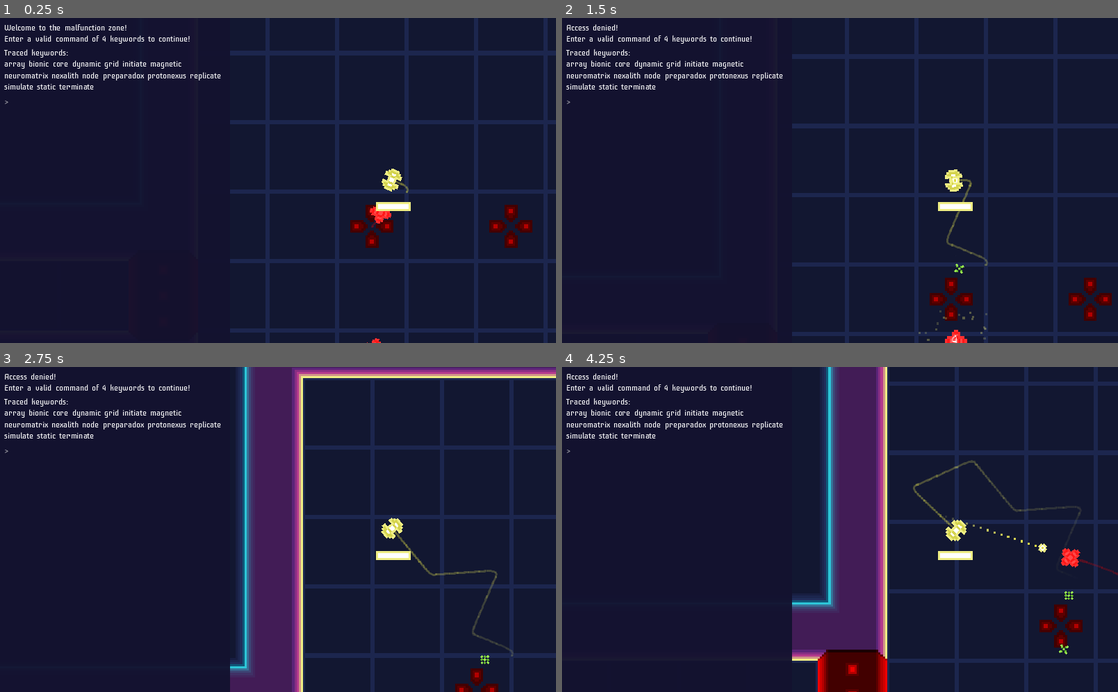
Above: before the commit, frames 1-4 (two rows, left to right).
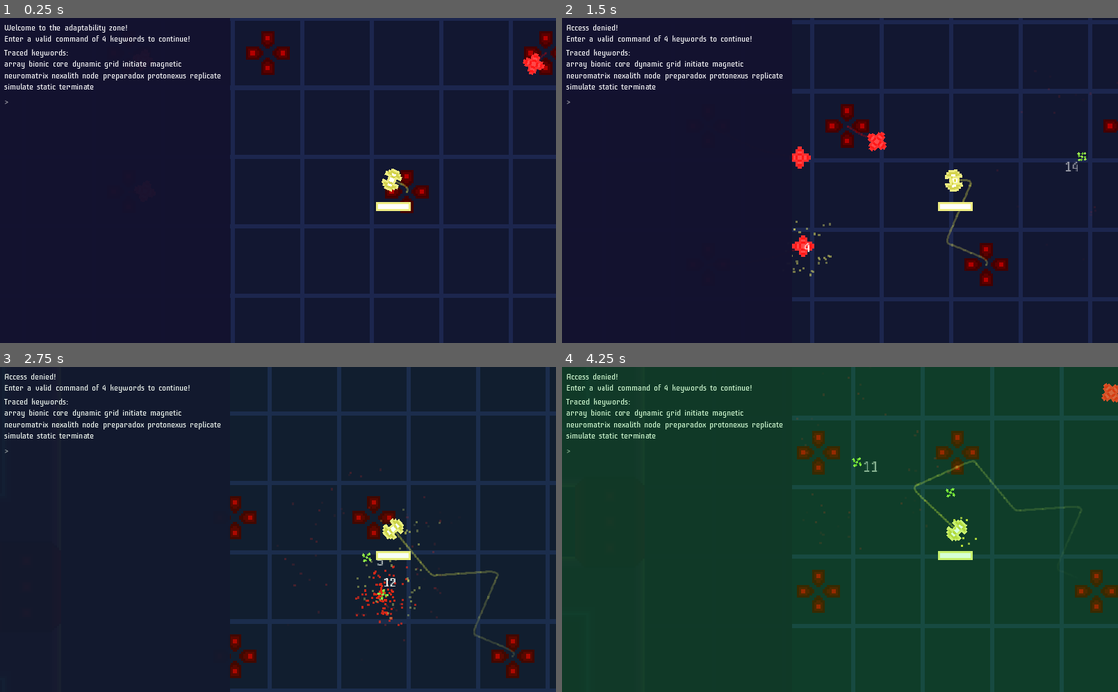
Above: after the commit, the same moments.

Repository: kosinaz/loop-breakerz
Game: Godot game, scene res://map.tscn
Two runs of this game, one before a commit and one after it. Both use one fixed random seed, a clock stepped at 60 frames per second and the inputs below.
Inputs (mouse positions are in pixels of both pictures, inside the frame that each line leads up to):
- Up to frame 1 (0.25 s): no input
- Up to frame 2 (1.5 s): tap Enter at 0.5 s; move the mouse to (962, 164) at 0.52 s; tap 0 at 0.6, 1.35 s; move the mouse to (728, 196) at 1.27 s
- Up to frame 3 (2.75 s): move the mouse to (333, 458) at 2.02 s; tap 0 at 2.1 s
- Up to frame 4 (4.25 s): move the mouse to (812, 594) at 2.77 s; tap 0 at 2.85, 3.6 s; move the mouse to (1006, 578) at 3.52 s

The runs differ from the first frame. In frame 1, 15% of the frame differs, in the area x 11-100%, y 0-100%; in frame 2, 15%; in frame 3, 25%; in frame 4, 100%, in the area x 0-100%, y 0-100%.

Commit message:
add upgrades

Diff:
--- a/Loop Breakerz/breaker-panel.gd
+++ b/Loop Breakerz/breaker-panel.gd
@@ -35,6 +35,7 @@
 var spawners = []
 var factory = Vector2()
 var upgrade = ""
+var upgrade_scene = preload("res://upgrade.tscn")
 onready var response_label = $"%Response"
 onready var keywords_label = $"%Keywords"
 onready var guesses_container = $"%Guesses"
@@ -50,6 +51,7 @@
 	generate()
 
 func generate():
+	print("f", factory)
 	keywords = []
 	keywords_revealed = []
 	revealed = -1
@@ -73,10 +75,10 @@
 				keywords.append(coords[spawner.room_position.x])
 			if not keywords.has(str(spawner.room_position.y)):
 				keywords.append(str(spawner.room_position.y))
-		if factory and not keywords.has(coords[factory.room_position.x]):
-			keywords.append(coords[factory.room_position.x])
-		if factory and not keywords.has(str(factory.room_position.y)):
-			keywords.append(str(factory.room_position.y))
+		if factory and not keywords.has(coords[factory.x]):
+			keywords.append(coords[factory.x])
+		if factory and not keywords.has(str(factory.y)):
+			keywords.append(str(factory.y))
 	access_command = access_command.rstrip(" ")
 	print(access_command)
 	keywords.sort()
@@ -124,6 +126,9 @@
 			state = STATES.DEPLOYED
 			command_label.text = ""
 			response_label.text = responses[state]
+			var upgrade = upgrade_scene.instance()
+			upgrade.global_position = get_parent().tilemap.map_to_world(pos)
+			get_parent().add_child(upgrade)
 			return
 		if spawners.has(pos):
 			state = STATES.DEPLOYED
--- a/Loop Breakerz/looper.gd
+++ b/Loop Breakerz/looper.gd
@@ -2,10 +2,12 @@
 
 # Player speed and velocity
 var speed = 40
-var health = 100
+var health = 1000
+var health_max = 10
 var velocity = Vector2()
 var damaged = false
 var died = false
+var damage_mod = 1
 
 # Direction the player is moving in (store last pressed direction)
 var move_direction = Vector2()
@@ -55,6 +57,7 @@
 	var projectile = projectile_scene.instance()
 	projectile.global_position = global_position
 	projectile.rotation = rotation
+	projectile.damage_mod = damage_mod
 	var enemies = get_tree().get_nodes_in_group("enemies")
 	if not enemies:
 		return
--- a/Loop Breakerz/map.gd
+++ b/Loop Breakerz/map.gd
@@ -14,7 +14,7 @@
 var current_zone_position = Vector2()
 var zone = null
 var current_room = null
-var upgrades = ["malfunction", "bug", "crash", "issue", "glitch", "regression", "outage"]
+var upgrades = ["adaptability", "velocity", "severity", "frequency"]
 onready var tilemap = $TileMap
 onready var tilemap2 = $TileMap2
 onready var player = $Looper
@@ -26,6 +26,8 @@
 
 	generate_room(Vector2(0, 0))
 	add_neighbors(Vector2(0, 0))
+
+	player.position = tilemap.map_to_world(zones[Vector2()].position + zones[Vector2()].factory) + Vector2(16, 16)
 
 	for _i in range(3):
 		add_enemy(incrementer_scene)
@@ -41,6 +43,7 @@
 		if rect.has_point(player.position):
 			current_room = room
 			panel.zones = room.neighbors
+			panel.factory = room.factory
 			panel.upgrade = room.upgrade
 			panel.init()
 
@@ -67,6 +70,8 @@
 	spawners.resize(6)
 	for spawner in spawners:
 		tilemap2.set_cellv(room_position + spawner, 1)
+	spawners.shuffle()
+	var factory = spawners.pop_front()
 
 	var upgrade = upgrades.pop_front()
 	upgrades.shuffle()
@@ -77,6 +82,7 @@
 		"size": size,
 		"enemies": 0,
 		"spawners": spawners,
+		"factory": factory,
 		"upgrade": upgrade,
 		"door": null,
 		"neighbors": [],
--- a/Loop Breakerz/projectile.gd
+++ b/Loop Breakerz/projectile.gd
@@ -4,6 +4,7 @@
 export var speed = 200
 var direction = Vector2()
 var floating_text_scene = preload("res://floating_text.tscn")
+var damage_mod = 1
 
 # Explosion scene reference
 export (PackedScene) var explosion_scene
@@ -29,7 +30,7 @@
 	# Set the explosion position to the projectile's current position
 	explosion.global_position = global_position
 
-	var damage = 4 + randi() % 12
+	var damage = (4 + randi() % 12) * damage_mod
 	var collider = collision.collider
 	if collider.has_method("take_damage"):
 		collider.take_damage(damage)
--- /dev/null
+++ b/Loop Breakerz/upgrade.gd
@@ -0,0 +1,31 @@
+extends Area2D
+
+var powerup_scene = preload("res://powerup.tscn")
+var upgrade_type = ""
+
+func _process(_delta):
+	$Sprite2.rotation_degrees += 1
+
+func set_type(new_upgrade_type):
+	upgrade_type == new_upgrade_type
+	$Sprite.texture = load("res://assets/" + new_upgrade_type + ".png")
+
+func _on_token_body_entered(body):
+	if body.name != "Looper":
+		return
+	if upgrade_type == "adaptability":
+		body.health_max *= 1.5
+		body.health_bar.max_value = body.health_max
+	if upgrade_type == "frequency":
+		body.get_node("Timer").wait_time /= 1.5
+	if upgrade_type == "severity":
+		body.damage_mod *= 1.5
+	if upgrade_type == "velocity":
+		body.speed *= 1.5
+	body.health = body.health_max
+	body.health_bar.value = body.health_max
+	var powerup = powerup_scene.instance()
+	powerup.global_position = global_position
+	get_parent().add_child(powerup)
+	get_parent().get_node("Camera2D").start_shake_and_modulate(0.5, 0.4, "green")
+	queue_free()
--- /dev/null
+++ b/Loop Breakerz/upgrade.tscn
@@ -0,0 +1,24 @@
+[gd_scene load_steps=5 format=2]
+
+[ext_resource path="res://assets/upgrade.png" type="Texture" id=1]
+[ext_resource path="res://upgrade.gd" type="Script" id=2]
+[ext_resource path="res://assets/adaptability.png" type="Texture" id=3]
+
+[sub_resource type="CircleShape2D" id=1]
+radius = 6.0
+
+[node name="Upgrade" type="Area2D"]
+collision_layer = 7
+collision_mask = 7
+script = ExtResource( 2 )
+
+[node name="Sprite" type="Sprite" parent="."]
+texture = ExtResource( 3 )
+
+[node name="Sprite2" type="Sprite" parent="."]
+texture = ExtResource( 1 )
+
+[node name="CollisionShape2D" type="CollisionShape2D" parent="."]
+shape = SubResource( 1 )
+
+[connection signal="body_entered" from="." to="." method="_on_token_body_entered"]
Binary file added: Loop Breakerz/assets/adaptability.png
Not shown, added: Loop Breakerz/assets/adaptability.png.import
Binary file added: Loop Breakerz/assets/frequency.png
Not shown, added: Loop Breakerz/assets/frequency.png.import
Binary file added: Loop Breakerz/assets/severity.png
Not shown, added: Loop Breakerz/assets/severity.png.import
Binary file added: Loop Breakerz/assets/upgrade.png
Not shown, added: Loop Breakerz/assets/upgrade.png.import
Binary file added: Loop Breakerz/assets/velocity.png
Not shown, added: Loop Breakerz/assets/velocity.png.import
